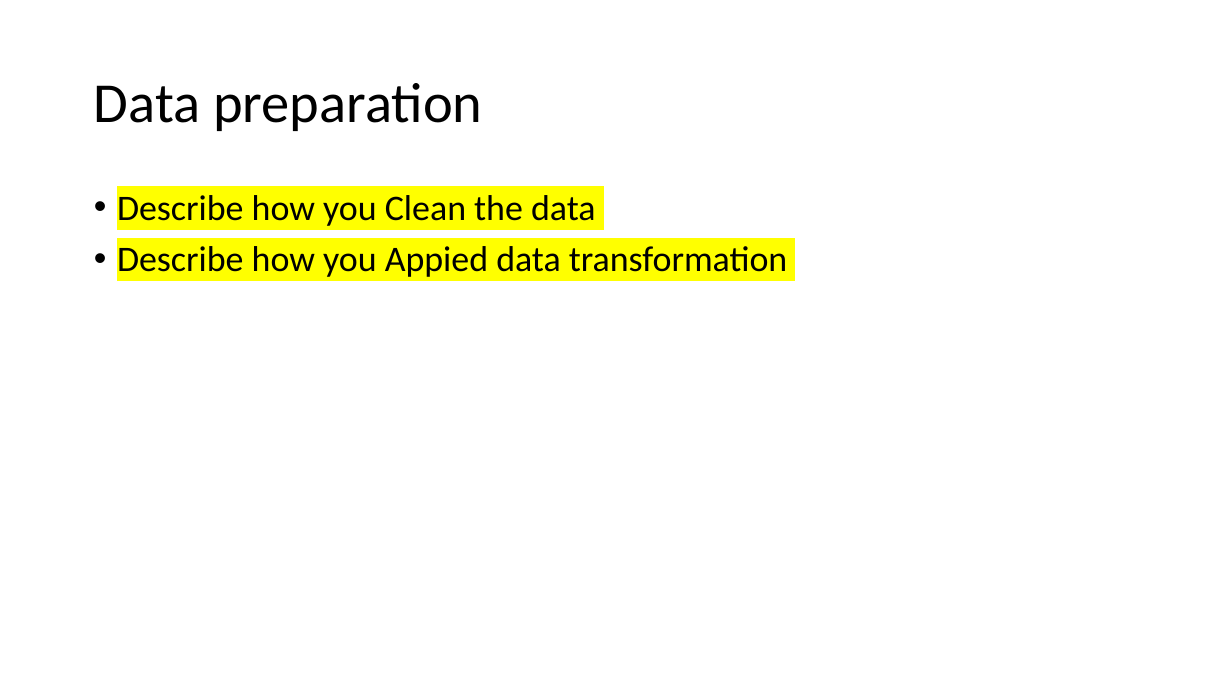
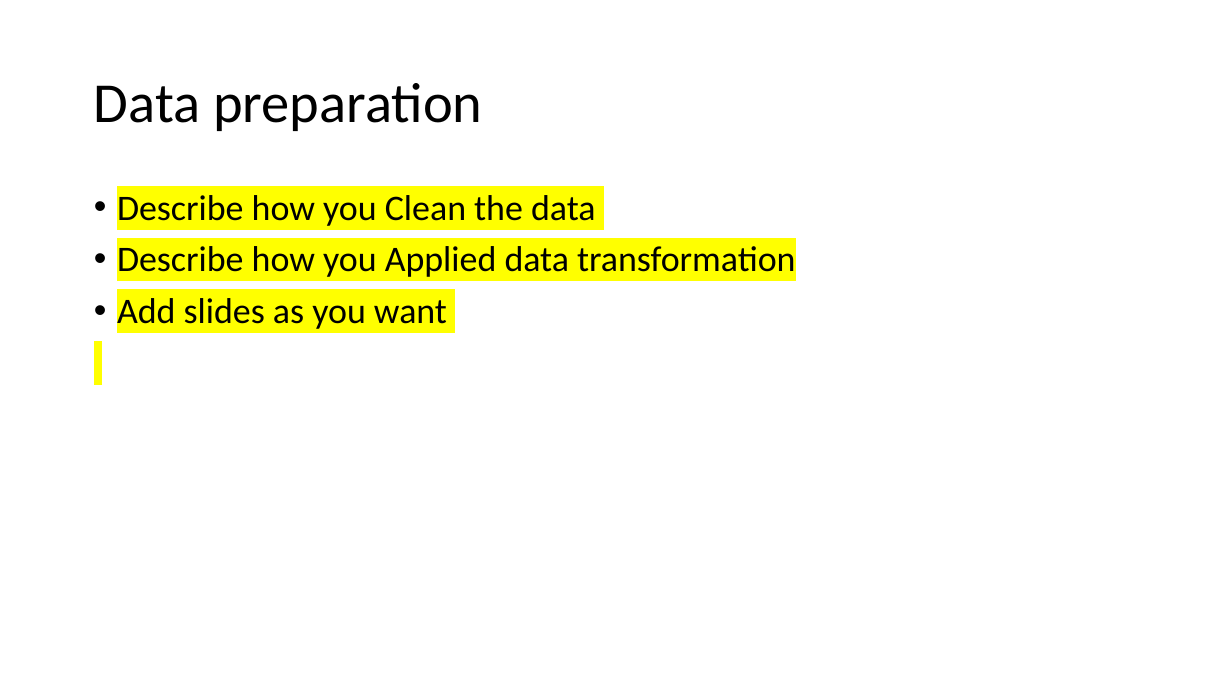
Before and after one commit to motazsaad/Data-Science-CSCI-3320, a slide deck: slide 9 of Project Presentation Template.pptx. Drawn at 1232x693 pixels with LibreOffice and Linux fonts; fonts in the diff are those of the drawing. Boxes give left, top, right and bottom in pixels: in the first picture for what was removed or moved away, otherwise in the second. Text is boxed around its words. In the diff, an @@ line names an element or a change of style, - is before the commit and + after.

```diff
--- a/Project Presentation Template.pptx
+++ b/Project Presentation Template.pptx
@@ text at [117,246,795,329]: text changed @@
-• Describe how you Appied data transformation
+• Describe how you Applied data transformation
+• Add slides as you want
```
Also in this commit, not shown: 3 other slides changed, 2 slides added.
